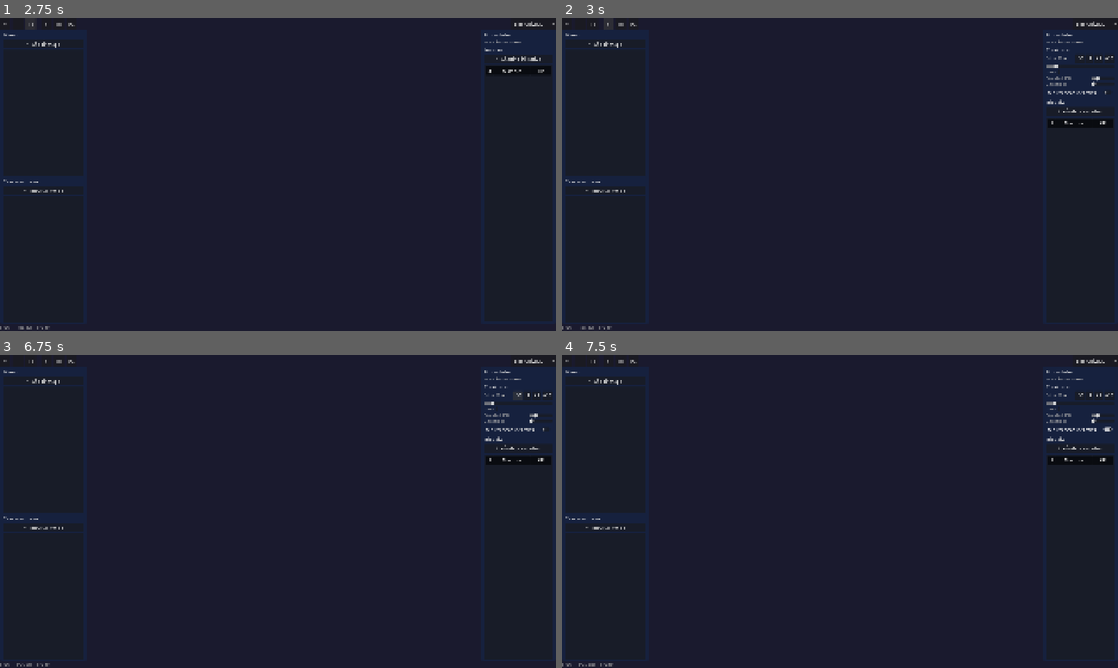
Above: before the commit, frames 1-4 (two rows, left to right).
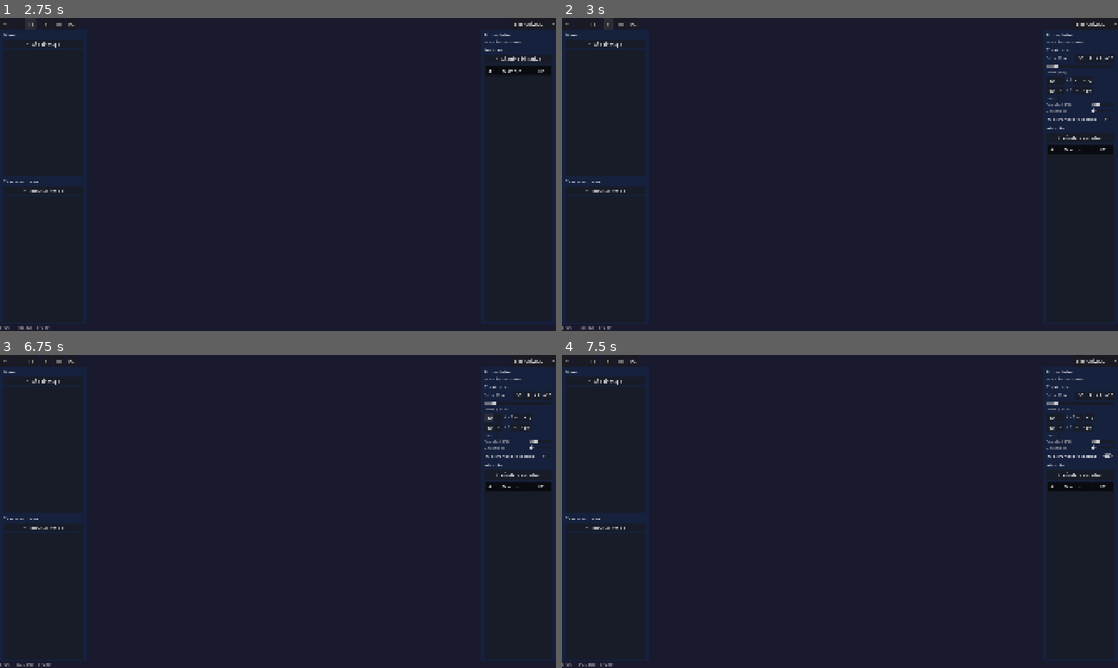
Above: after the commit, the same moments.

Repository: DEVizzent/BattleMapToolkit
Game: Godot game, scene res://scenes/ui/dm_window.tscn
The game is run twice, just before and just after one commit, with the same random seed, the same clock (stepped at 60 frames per second) and the same inputs. This scene is started directly instead of the project's main scene.
Inputs:
- Up to frame 1 (2.75 s): click "+" at 0.5 s; click "-" at 1.25 s; click "[ ]" at 2 s
- Up to frame 2 (3 s): click "#" at 2.75 s
- Up to frame 3 (6.75 s): click "-10" at 3.5 s; click "-1" at 4.25 s; click "+1" at 5 s; click "+10" at 5.75 s; click "-10" at 6.5 s
- Up to frame 4 (7.5 s): click "Mostrar coordenadas" at 7.25 s

Frame 1 is identical in both runs. In frame 2, 0.8% of the frame differs, in the area x 87-100%, y 17-43%; in frame 3, 0.8%; in frame 4, 0.8%, in the area x 4-100%, y 12-100%.

Commit message:
feat(grid): controles de offset X/Y para alinear la cuadricula con el mapa
Anade botones -10/-1/+1/+10 para desplazar origen X e Y desde el panel
de ajustes. Permite offset negativo para compensar bordes/marcos.
5 tests nuevos: offset X, offset Y, ambos ejes, negativos, labels

Diff:
--- a/scenes/ui/dm_window.tscn
+++ b/scenes/ui/dm_window.tscn
@@ -273,6 +273,85 @@
 max_value = 500.0
 value = 70.0
 
+[node name="OriginLabel" type="Label" parent="MainVBox/ContentHBox/RightPanel/RightVBox/GridPanel"]
+unique_name_in_owner = true
+layout_mode = 2
+text = "Offset: (0, 0)"
+theme_override_colors/font_color = Color(0.667, 0.667, 0.667, 1)
+theme_override_font_sizes/font_size = 12
+
+[node name="OriginXHBox" type="HBoxContainer" parent="MainVBox/ContentHBox/RightPanel/RightVBox/GridPanel"]
+layout_mode = 2
+theme_override_constants/separation = 4
+
+[node name="OriginXDec10" type="Button" parent="MainVBox/ContentHBox/RightPanel/RightVBox/GridPanel/OriginXHBox"]
+unique_name_in_owner = true
+layout_mode = 2
+text = "-10"
+custom_minimum_size = Vector2(32, 22)
+
+[node name="OriginXDec1" type="Button" parent="MainVBox/ContentHBox/RightPanel/RightVBox/GridPanel/OriginXHBox"]
+unique_name_in_owner = true
+layout_mode = 2
+text = "-1"
+custom_minimum_size = Vector2(28, 22)
+
+[node name="OriginXLabel" type="Label" parent="MainVBox/ContentHBox/RightPanel/RightVBox/GridPanel/OriginXHBox"]
+unique_name_in_owner = true
+layout_mode = 2
+text = "X: 0"
+horizontal_alignment = 1
+theme_override_colors/font_color = Color(0.667, 0.667, 0.667, 1)
+theme_override_font_sizes/font_size = 11
+
+[node name="OriginXInc1" type="Button" parent="MainVBox/ContentHBox/RightPanel/RightVBox/GridPanel/OriginXHBox"]
+unique_name_in_owner = true
+layout_mode = 2
+text = "+1"
+custom_minimum_size = Vector2(28, 22)
+
+[node name="OriginXInc10" type="Button" parent="MainVBox/ContentHBox/RightPanel/RightVBox/GridPanel/OriginXHBox"]
+unique_name_in_owner = true
+layout_mode = 2
+text = "+10"
+custom_minimum_size = Vector2(32, 22)
+
+[node name="OriginYHBox" type="HBoxContainer" parent="MainVBox/ContentHBox/RightPanel/RightVBox/GridPanel"]
+layout_mode = 2
+theme_override_constants/separation = 4
+
+[node name="OriginYDec10" type="Button" parent="MainVBox/ContentHBox/RightPanel/RightVBox/GridPanel/OriginYHBox"]
+unique_name_in_owner = true
+layout_mode = 2
+text = "-10"
+custom_minimum_size = Vector2(32, 22)
+
+[node name="OriginYDec1" type="Button" parent="MainVBox/ContentHBox/RightPanel/RightVBox/GridPanel/OriginYHBox"]
+unique_name_in_owner = true
+layout_mode = 2
+text = "-1"
+custom_minimum_size = Vector2(28, 22)
+
+[node name="OriginYLabel" type="Label" parent="MainVBox/ContentHBox/RightPanel/RightVBox/GridPanel/OriginYHBox"]
+unique_name_in_owner = true
+layout_mode = 2
+text = "Y: 0"
+horizontal_alignment = 1
+theme_override_colors/font_color = Color(0.667, 0.667, 0.667, 1)
+theme_override_font_sizes/font_size = 11
+
+[node name="OriginYInc1" type="Button" parent="MainVBox/ContentHBox/RightPanel/RightVBox/GridPanel/OriginYHBox"]
+unique_name_in_owner = true
+layout_mode = 2
+text = "+1"
+custom_minimum_size = Vector2(28, 22)
+
+[node name="OriginYInc10" type="Button" parent="MainVBox/ContentHBox/RightPanel/RightVBox/GridPanel/OriginYHBox"]
+unique_name_in_owner = true
+layout_mode = 2
+text = "+10"
+custom_minimum_size = Vector2(32, 22)
+
 [node name="GridColorHBox" type="HBoxContainer" parent="MainVBox/ContentHBox/RightPanel/RightVBox/GridPanel"]
 layout_mode = 2
 theme_override_constants/separation = 8
--- a/scripts/ui/dm_window.gd
+++ b/scripts/ui/dm_window.gd
@@ -46,6 +46,18 @@
 @onready var grid_line_width_label: Label = %LineWidthLabel
 @onready var grid_line_width_slider: HSlider = %LineWidthSlider
 @onready var grid_show_coords_check: CheckButton = %ShowCoordsCheck
+
+@onready var grid_origin_label: Label = %OriginLabel
+@onready var grid_origin_x_label: Label = %OriginXLabel
+@onready var grid_origin_y_label: Label = %OriginYLabel
+@onready var origin_x_dec10: Button = %OriginXDec10
+@onready var origin_x_dec1: Button = %OriginXDec1
+@onready var origin_x_inc1: Button = %OriginXInc1
+@onready var origin_x_inc10: Button = %OriginXInc10
+@onready var origin_y_dec10: Button = %OriginYDec10
+@onready var origin_y_dec1: Button = %OriginYDec1
+@onready var origin_y_inc1: Button = %OriginYInc1
+@onready var origin_y_inc10: Button = %OriginYInc10
 
 @onready var status_bar: HBoxContainer = %StatusBar
 @onready var zoom_label: Label = %ZoomLabel
@@ -208,6 +220,14 @@
 	grid_opacity_slider.value_changed.connect(_on_grid_opacity_changed)
 	grid_line_width_slider.value_changed.connect(_on_grid_line_width_changed)
 	grid_show_coords_check.toggled.connect(_on_grid_show_coords_toggled)
+	origin_x_dec10.pressed.connect(func(): _adjust_origin_x(-10))
+	origin_x_dec1.pressed.connect(func(): _adjust_origin_x(-1))
+	origin_x_inc1.pressed.connect(func(): _adjust_origin_x(1))
+	origin_x_inc10.pressed.connect(func(): _adjust_origin_x(10))
+	origin_y_dec10.pressed.connect(func(): _adjust_origin_y(-10))
+	origin_y_dec1.pressed.connect(func(): _adjust_origin_y(-1))
+	origin_y_inc1.pressed.connect(func(): _adjust_origin_y(1))
+	origin_y_inc10.pressed.connect(func(): _adjust_origin_y(10))
 
 
 func _apply_grid_panel_values(gd: Resource) -> void:
@@ -219,6 +239,9 @@
 	grid_line_width_slider.set_value_no_signal(gd.line_width)
 	grid_line_width_label.text = "Grosor: %d px" % int(gd.line_width)
 	grid_show_coords_check.set_pressed_no_signal(gd.show_coords)
+	grid_origin_label.text = "Offset: (%d, %d)" % [int(gd.origin.x), int(gd.origin.y)]
+	grid_origin_x_label.text = "X: %d" % int(gd.origin.x)
+	grid_origin_y_label.text = "Y: %d" % int(gd.origin.y)
 
 
 func _on_grid_cell_size_slider(value: float) -> void:
@@ -259,6 +282,22 @@
 func _on_grid_show_coords_toggled(on: bool) -> void:
 	var gd := GameState.get_current_grid()
 	gd.show_coords = on
+	_refresh_grid()
+
+
+func _adjust_origin_x(delta: float) -> void:
+	var gd := GameState.get_current_grid()
+	gd.origin.x += delta
+	grid_origin_label.text = "Offset: (%d, %d)" % [int(gd.origin.x), int(gd.origin.y)]
+	grid_origin_x_label.text = "X: %d" % int(gd.origin.x)
+	_refresh_grid()
+
+
+func _adjust_origin_y(delta: float) -> void:
+	var gd := GameState.get_current_grid()
+	gd.origin.y += delta
+	grid_origin_label.text = "Offset: (%d, %d)" % [int(gd.origin.x), int(gd.origin.y)]
+	grid_origin_y_label.text = "Y: %d" % int(gd.origin.y)
 	_refresh_grid()
 
 
--- a/test/test_grid/test_grid_integration.gd
+++ b/test/test_grid/test_grid_integration.gd
@@ -163,5 +163,61 @@
 	gd.visible = false
 	_dm.grid_layer.grid_data = gd
 	_dm.grid_layer.refresh()
-	# requires canvas rendering context; just verify no crash
-	assert_false(gd.visible)
+	assert_false(gd.visible)
+
+
+func test_origin_offset_x_moves_grid() -> void:
+	var gd := GameState.get_current_grid()
+	_dm._on_grid_toggle_pressed()
+	assert_eq(gd.origin.x, 0.0)
+
+	_dm._adjust_origin_x(10.0)
+	assert_eq(gd.origin.x, 10.0)
+	assert_string_contains(_dm.grid_origin_label.text, "Offset: (10, 0)")
+
+	_dm._adjust_origin_x(-5.0)
+	assert_eq(gd.origin.x, 5.0)
+
+
+func test_origin_offset_y_moves_grid() -> void:
+	var gd := GameState.get_current_grid()
+	_dm._on_grid_toggle_pressed()
+
+	_dm._adjust_origin_y(20.0)
+	assert_eq(gd.origin.y, 20.0)
+	assert_string_contains(_dm.grid_origin_label.text, "Offset: (0, 20)")
+
+	_dm._adjust_origin_y(-20.0)
+	assert_eq(gd.origin.y, 0.0)
+	assert_string_contains(_dm.grid_origin_label.text, "Offset: (0, 0)")
+
+
+func test_origin_offset_both_axes() -> void:
+	var gd := GameState.get_current_grid()
+	_dm._on_grid_toggle_pressed()
+
+	_dm._adjust_origin_x(15.0)
+	_dm._adjust_origin_y(25.0)
+	assert_eq(gd.origin.x, 15.0)
+	assert_eq(gd.origin.y, 25.0)
+	assert_string_contains(_dm.grid_origin_label.text, "Offset: (15, 25)")
+
+
+func test_origin_offset_negative_allowed() -> void:
+	var gd := GameState.get_current_grid()
+	_dm._on_grid_toggle_pressed()
+
+	_dm._adjust_origin_x(-30.0)
+	_dm._adjust_origin_y(-40.0)
+	assert_eq(gd.origin.x, -30.0)
+	assert_eq(gd.origin.y, -40.0)
+	assert_string_contains(_dm.grid_origin_label.text, "Offset: (-30, -40)")
+
+
+func test_origin_labels_updated_on_toggle() -> void:
+	var gd := GameState.get_current_grid()
+	gd.origin = Vector2(12, 34)
+	_dm._on_grid_toggle_pressed()
+	assert_string_contains(_dm.grid_origin_label.text, "Offset: (12, 34)")
+	assert_string_contains(_dm.grid_origin_x_label.text, "X: 12")
+	assert_string_contains(_dm.grid_origin_y_label.text, "Y: 34")
Not shown, added: scripts/grid/grid_data.gd.uid
Not shown, added: scripts/grid/grid_renderer.gd.uid
Not shown, added: test/test_grid/test_grid_data.gd.uid
Not shown, added: test/test_grid/test_grid_integration.gd.uid
